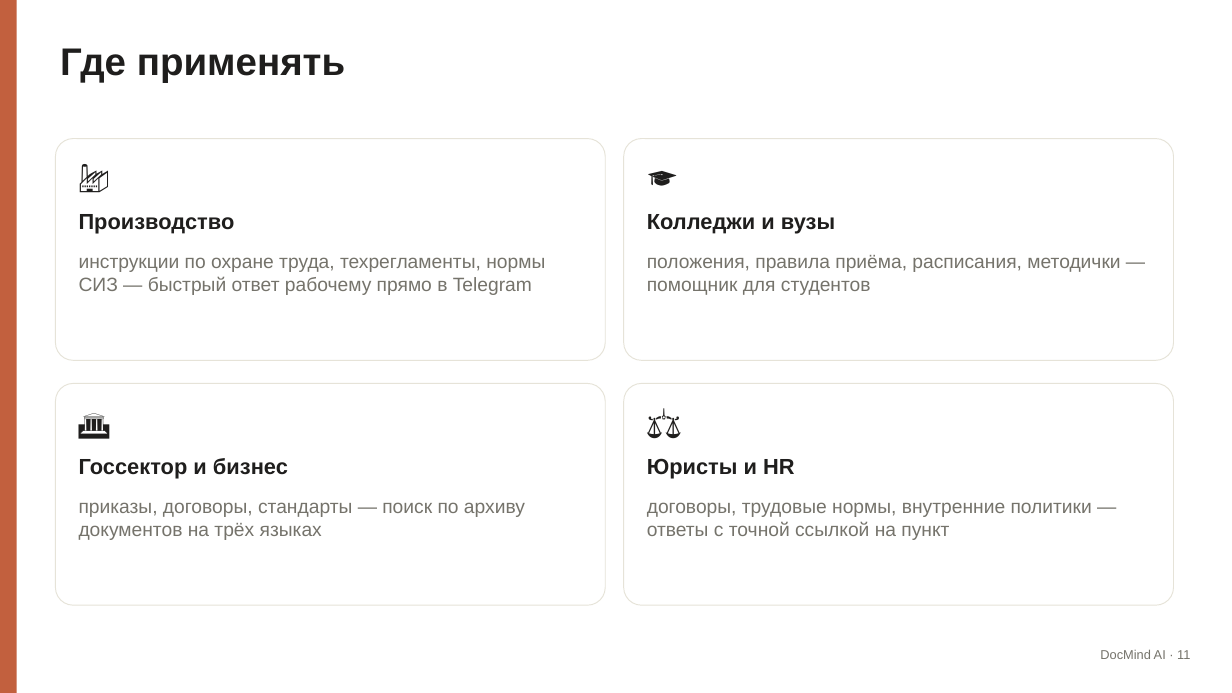
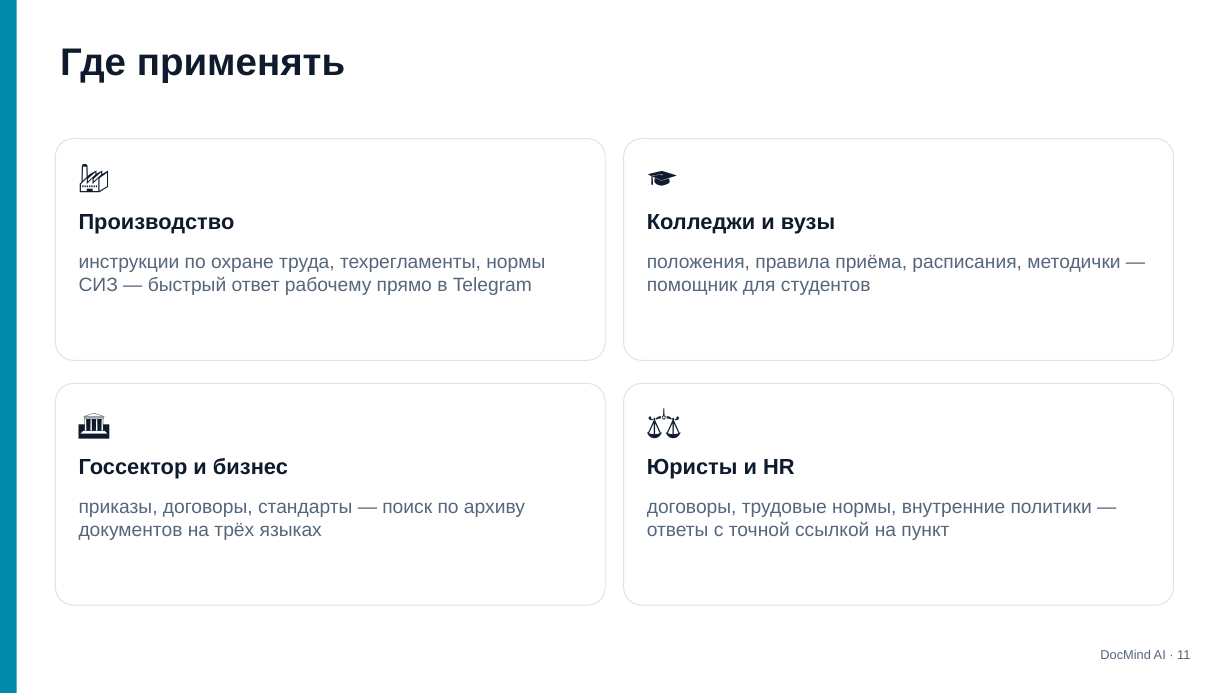
Before and after one commit to adiletpn/ChatBotAI, a slide deck: slide 11 of docs/DocMind_AI_Presentation.pptx. Drawn at 1232x693 pixels with LibreOffice and Linux fonts; fonts in the diff are those of the drawing. Boxes give left, top, right and bottom in pixels: in the first picture for what was removed or moved away, otherwise in the second. Text is boxed around its words. In the diff, an @@ line names an element or a change of style, - is before the commit and + after.

```diff
--- a/docs/DocMind_AI_Presentation.pptx
+++ b/docs/DocMind_AI_Presentation.pptx
@@ rectangle at bbox=[0, 0, 17, 693]: fill #C2603E to #0089A8 @@
@@ outline #E6E3D8 0.75 pt to #DBE3EC 0.75 pt in 4 elements at bbox=[55, 139, 605, 360], bbox=[624, 139, 1174, 360], bbox=[55, 384, 605, 605], bbox=[624, 384, 1174, 605] @@
@@ text colour #1F1E1D to #0F1B2D in 9 elements at bbox=[60, 48, 345, 83], bbox=[79, 214, 235, 234], bbox=[647, 214, 835, 234], bbox=[79, 458, 288, 479], bbox=[647, 458, 795, 479], bbox=[74, 152, 587, 199], bbox=[642, 152, 1155, 199], bbox=[74, 397, 587, 444], bbox=[642, 397, 1155, 444] @@
@@ text colour #75736B to #56667B in 5 elements at bbox=[1100, 649, 1190, 659], bbox=[79, 257, 545, 295], bbox=[647, 255, 1120, 295], bbox=[79, 502, 525, 540], bbox=[647, 502, 1092, 540] @@
```
Also in this commit, not shown: 12 other slides changed.
